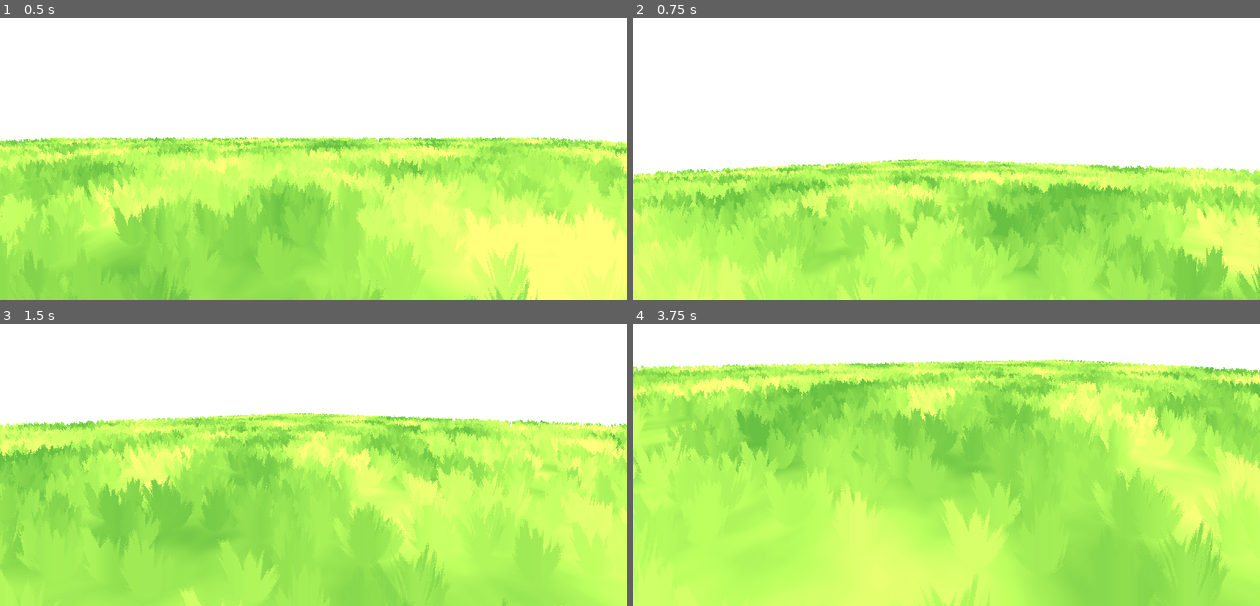
Above: before the commit, frames 1-4 (two rows, left to right).
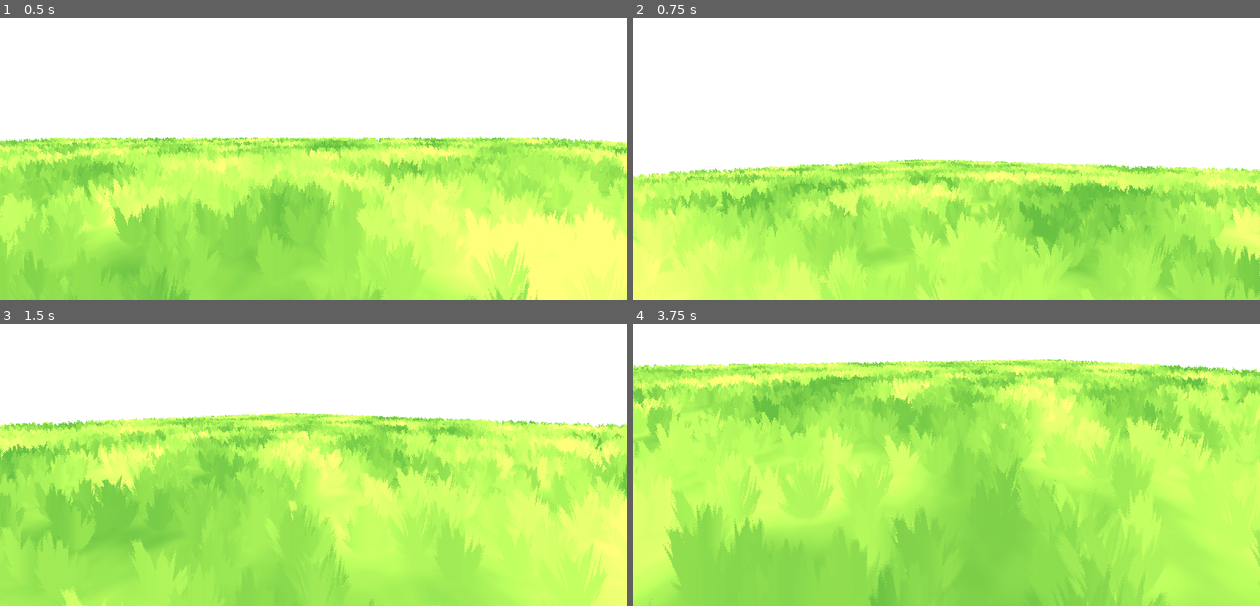
Above: after the commit, the same moments.

Repository: Northwest-Passage-Game-Studios/WhatFearsTheLight
Game: Godot game, scene res://worldAssets/WorldSpaces/debug.tscn
The game is run twice, just before and just after one commit, with the same random seed, the same clock (stepped at 60 frames per second) and the same inputs. The project has no main scene, so this scene is started directly.
Inputs (mouse positions are in pixels of both pictures, inside the frame that each line leads up to):
- Up to frame 1 (0.5 s): no input
- Up to frame 2 (0.75 s): tap Enter at 0.5 s; move the mouse to (1084, 105) at 0.52 s; tap A (A, bound only after the commit) at 0.6 s
- Up to frame 3 (1.5 s): tap D (D, bound only after the commit) at 0.8, 1.35 s; tap Space at 1.25 s; move the mouse to (188, 448) at 1.27 s
- Up to frame 4 (3.75 s): tap S (S, bound only after the commit) at 1.55, 2.1 s; tap Enter at 2, 3.5 s; move the mouse to (1009, 352) at 2.02 s; tap W (W, bound only after the commit) at 2.3, 2.85 s; tap Space at 2.75 s; move the mouse to (915, 501) at 2.77 s; tap Ctrl (ctrl, bound only after the commit) at 3.05 s; move the mouse to (1134, 481) at 3.52 s; hold Ctrl (ctrl, bound only after the commit) from 3.53 s (still down)

Frame 1 is identical in both runs. In frame 2, 20% of the frame differs, in the area x 0-100%, y 50-100%; in frame 3, 28%; in frame 4, 50%, in the area x 0-100%, y 12-100%.

Commit message:
basic Movement Added

Diff:
--- a/playerAssets/PlayerContoler.gd
+++ b/playerAssets/PlayerContoler.gd
@@ -5,8 +5,25 @@
 var mous_sen =0.2
 
 
-const SPEED = 5.0
+var speed = 5.0
 const JUMP_VELOCITY = 4.5
+
+func _physics_process(delta: float) -> void:
+	var inputDirX = Input.get_axis("A", "D")
+	var inputDirY = Input.get_axis("W", "S")
+	var walkDir = Vector3(inputDirX, 0, inputDirY).rotated(Vector3.UP, neck.rotation.y)
+
+	if Input.is_action_pressed("shift"):
+		speed=8.5
+	else:
+		if Input.is_action_pressed("ctrl"):
+			speed=3.0
+		else:
+			speed=5.0
+
+	velocity.x = walkDir.x * speed
+	velocity.z = walkDir.z * speed
+	move_and_slide()
 
 
 func _input(event: InputEvent) -> void:
--- a/project.godot
+++ b/project.godot
@@ -18,6 +18,44 @@
 
 import/blender/enabled=false
 
+[input]
+
+jump={
+"deadzone": 0.2,
+"events": [Object(InputEventKey,"resource_local_to_scene":false,"resource_name":"","device":-1,"window_id":0,"alt_pressed":false,"shift_pressed":false,"ctrl_pressed":false,"meta_pressed":false,"pressed":false,"keycode":0,"physical_keycode":32,"key_label":0,"unicode":32,"location":0,"echo":false,"script":null)
+]
+}
+A={
+"deadzone": 0.2,
+"events": [Object(InputEventKey,"resource_local_to_scene":false,"resource_name":"","device":-1,"window_id":0,"alt_pressed":false,"shift_pressed":false,"ctrl_pressed":false,"meta_pressed":false,"pressed":false,"keycode":0,"physical_keycode":65,"key_label":0,"unicode":97,"location":0,"echo":false,"script":null)
+]
+}
+D={
+"deadzone": 0.2,
+"events": [Object(InputEventKey,"resource_local_to_scene":false,"resource_name":"","device":-1,"window_id":0,"alt_pressed":false,"shift_pressed":false,"ctrl_pressed":false,"meta_pressed":false,"pressed":false,"keycode":0,"physical_keycode":68,"key_label":0,"unicode":100,"location":0,"echo":false,"script":null)
+]
+}
+W={
+"deadzone": 0.2,
+"events": [Object(InputEventKey,"resource_local_to_scene":false,"resource_name":"","device":-1,"window_id":0,"alt_pressed":false,"shift_pressed":false,"ctrl_pressed":false,"meta_pressed":false,"pressed":false,"keycode":0,"physical_keycode":87,"key_label":0,"unicode":119,"location":0,"echo":false,"script":null)
+]
+}
+S={
+"deadzone": 0.2,
+"events": [Object(InputEventKey,"resource_local_to_scene":false,"resource_name":"","device":-1,"window_id":0,"alt_pressed":false,"shift_pressed":false,"ctrl_pressed":false,"meta_pressed":false,"pressed":false,"keycode":0,"physical_keycode":83,"key_label":0,"unicode":115,"location":0,"echo":false,"script":null)
+]
+}
+shift={
+"deadzone": 0.2,
+"events": [Object(InputEventKey,"resource_local_to_scene":false,"resource_name":"","device":-1,"window_id":0,"alt_pressed":false,"shift_pressed":false,"ctrl_pressed":false,"meta_pressed":false,"pressed":false,"keycode":0,"physical_keycode":4194325,"key_label":0,"unicode":0,"location":0,"echo":false,"script":null)
+]
+}
+ctrl={
+"deadzone": 0.2,
+"events": [Object(InputEventKey,"resource_local_to_scene":false,"resource_name":"","device":-1,"window_id":0,"alt_pressed":false,"shift_pressed":false,"ctrl_pressed":false,"meta_pressed":false,"pressed":false,"keycode":0,"physical_keycode":4194326,"key_label":0,"unicode":0,"location":0,"echo":false,"script":null)
+]
+}
+
 [physics]
 
 3d/physics_engine="Jolt Physics"
Not shown, added: playerAssets/player_view_model.tscn983248030.tmp
